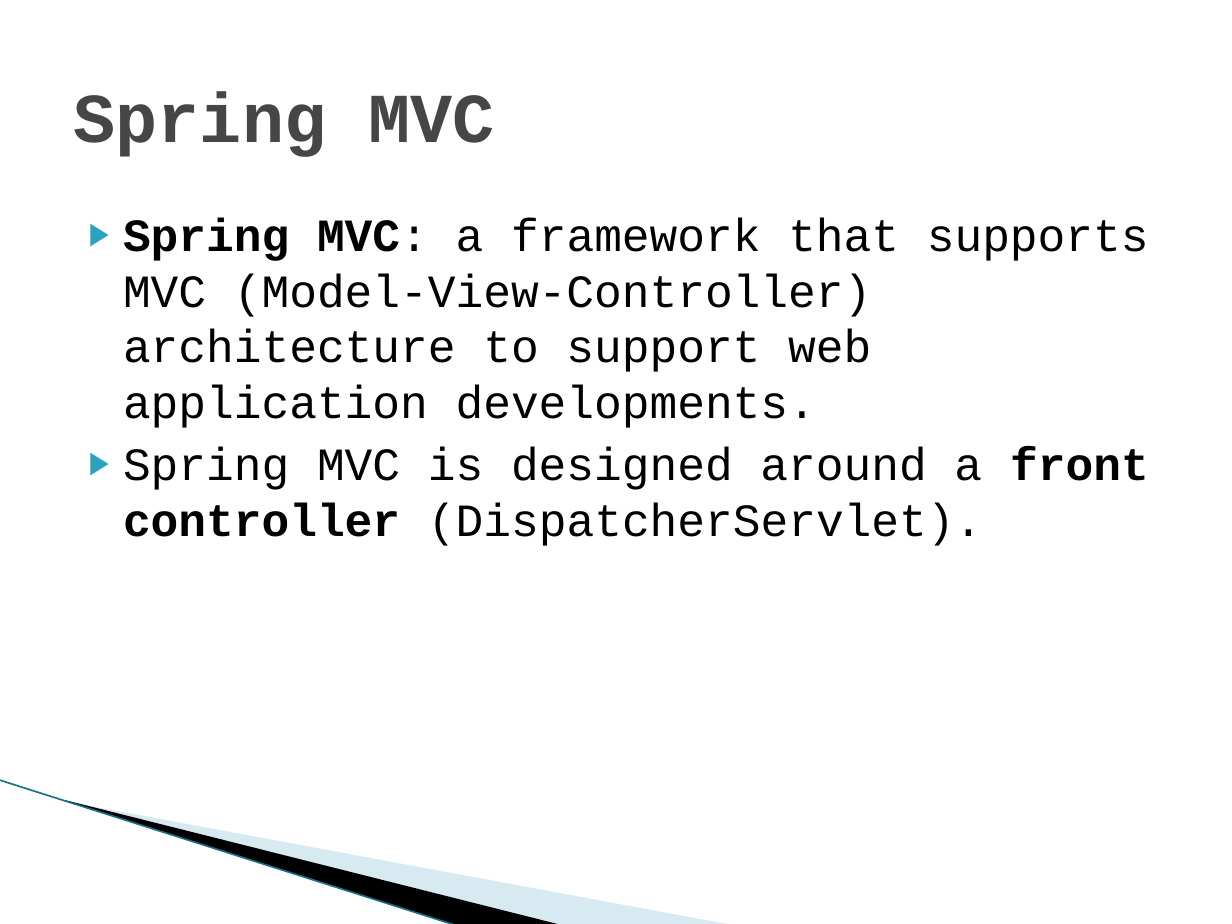
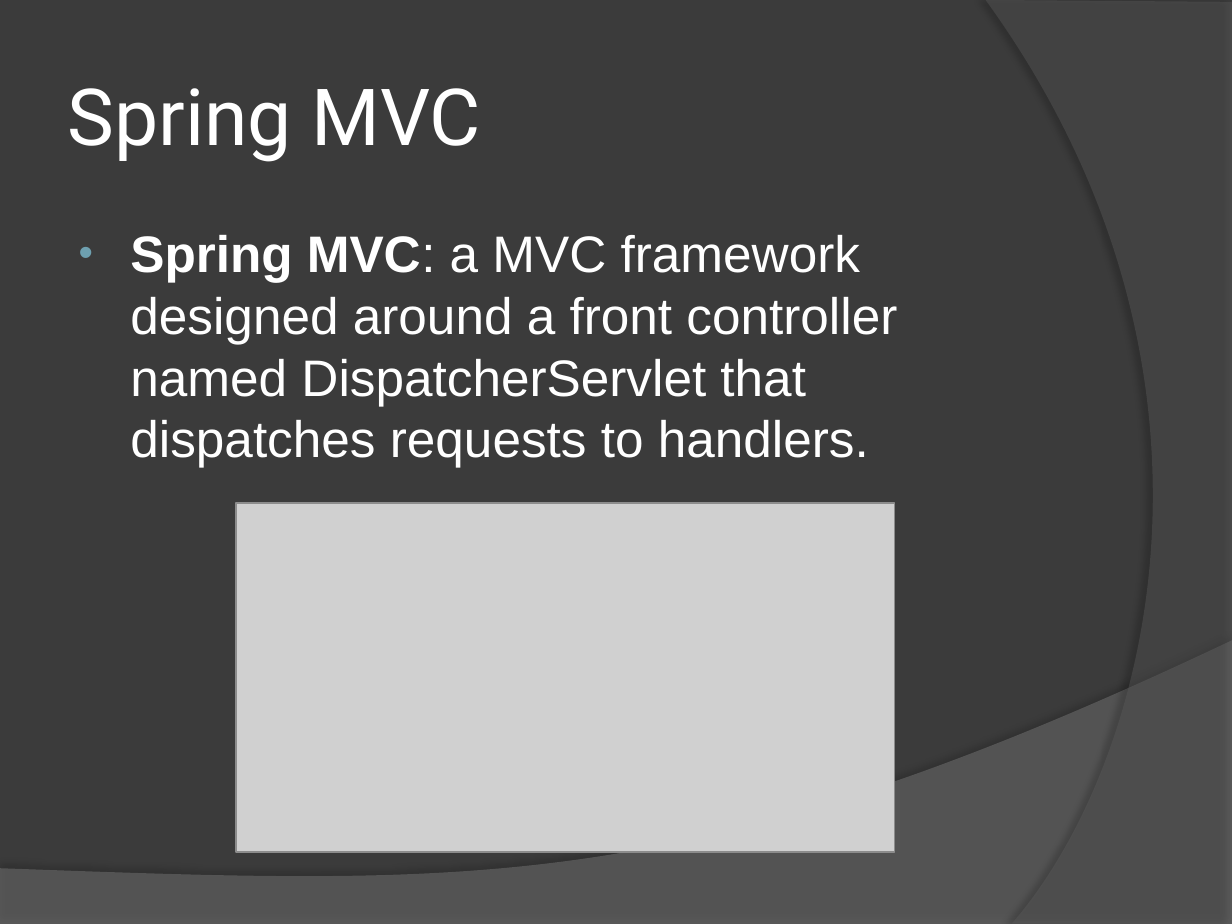
Before and after one commit to PusHGoD/DemoSpring, a slide deck: slide 5 of Spring.pptx (slide 14 before the commit). Drawn at 1232x924 pixels with LibreOffice and Linux fonts; fonts in the diff are those of the drawing; grey boxes stand for pictures; background and template pictures are left out. Boxes give left, top, right and bottom in pixels: in the first picture for what was removed or moved away, otherwise in the second. Text is boxed around its words. In the diff, an @@ line names an element or a change of style, - is before the commit and + after.

Commit message:
dEMO 28-10

```diff
--- a/Spring.pptx
+++ b/Spring.pptx
@@ background #FFFFFF to #3B3B3B @@
@@ freeform shape added at (986,0,1232,924), fill #5E5E5E at 40% opacity @@
@@ title "Spring MVC" at (68,88,480,162): size 41 to 46 pt, font Courier New to Roboto, text colour #464646 to #FFFFFF, bold off @@
@@ text at (130,235,897,467): text changed; size 27 to 30 pt; font Courier New to Arial; text colour #000000 to #FFFFFF @@
-▶ Spring MVC: a framework that supports MVC (Model-View-Controller) architecture to support web application developments.
-▶ Spring MVC is designed around a front controller (DispatcherServlet).
+• Spring MVC: a MVC framework designed around a front controller named DispatcherServlet that dispatches requests to handlers.
@@ picture added at (237,503,894,851) @@
@@ freeform shape added at (0,641,1232,924), fill #7F7F7F at 45% opacity @@
@@ line removed from (0, 780) to (457, 924) @@
@@ freeform shape removed at (65,800,563,924) @@
@@ freeform shape removed at (68,801,733,924) @@
```
Also in this commit, not shown: 3 other slides changed, 3 slides added, 12 slides removed.
